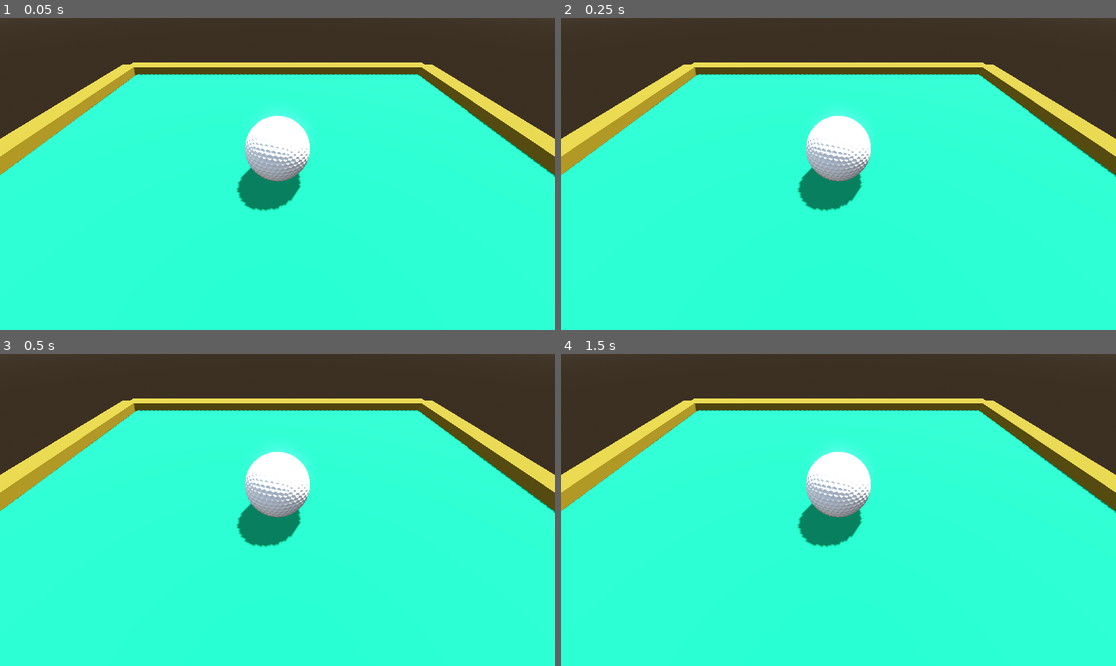
Above: before the commit, frames 1-4 (two rows, left to right).
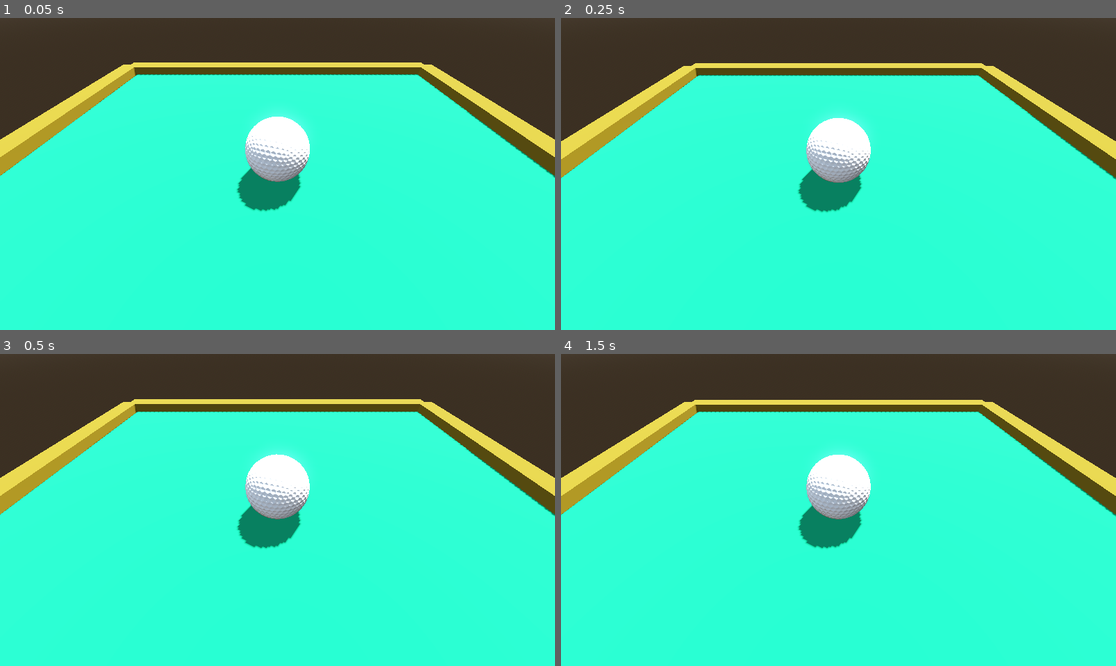
Above: after the commit, the same moments.

Repository: mgaza/minigolf_game
Game: Godot game, scene res://scenes/main.tscn
Same seed, same stepped clock (60 frames per second), same inputs: the game is played once before the commit and once after it. The project has no main scene, so this scene is started directly.
Inputs (mouse positions are in pixels of both pictures, inside the frame that each line leads up to):
- Up to frame 1 (0.05 s): no input
- Up to frame 2 (0.25 s): no input
- Up to frame 3 (0.5 s): no input
- Up to frame 4 (1.5 s): tap Enter at 0.5 s; move the mouse to (960, 494) at 0.52 s; press the mouse at (960, 494) at 0.53 s; tap Space at 0.77, 1.25 s; move the mouse to (727, 525) at 1.27 s; release the mouse at (727, 525) at 1.28 s; click (727, 525) at 1.35 s

The runs differ from the first frame. In frame 1, 0.8% of the frame differs, in the area x 0-100%, y 14-62%; in frame 2, 2.3%; in frame 3, 2.7%; in frame 4, 3.0%, in the area x 0-100%, y 14-63%.
Error before the commit: Attempt to call function 'camera_raycast' in base 'null instance' on a null instance. (res://scripts/golf_ball.gd:56)

Commit message:
bringing it back down to just camera
need to redo movement. almost there.

Diff:
--- a/scenes/golf_ball.tscn
+++ b/scenes/golf_ball.tscn
@@ -1,8 +1,6 @@
-[gd_scene load_steps=7 format=3 uid="uid://dsaofjhub50xg"]
+[gd_scene load_steps=5 format=3 uid="uid://dsaofjhub50xg"]
 
-[ext_resource type="Script" path="res://scripts/golf_ball.gd" id="1_1hf4s"]
 [ext_resource type="PackedScene" uid="uid://djhevuu4mg13t" path="res://assets/golfball.glb" id="1_mnpoo"]
-[ext_resource type="Script" path="res://scripts/pivot.gd" id="2_56n2n"]
 
 [sub_resource type="PhysicsMaterial" id="PhysicsMaterial_yqup1"]
 friction = 0.4
@@ -16,10 +14,8 @@
 [node name="GolfBall" type="RigidBody3D"]
 transform = Transform3D(1, 0, 0, 0, 1, 0, 0, 0, 1, 0, 1.05373, 0)
 physics_material_override = SubResource("PhysicsMaterial_yqup1")
-script = ExtResource("1_1hf4s")
 
 [node name="Pivot" type="Node3D" parent="."]
-script = ExtResource("2_56n2n")
 
 [node name="golfball" parent="Pivot" instance=ExtResource("1_mnpoo")]
 
--- a/scenes/main.tscn
+++ b/scenes/main.tscn
@@ -1,6 +1,7 @@
-[gd_scene load_steps=7 format=3 uid="uid://ctu2hfcxc368l"]
+[gd_scene load_steps=8 format=3 uid="uid://ctu2hfcxc368l"]
 
 [ext_resource type="PackedScene" uid="uid://dsaofjhub50xg" path="res://scenes/golf_ball.tscn" id="1_nymnd"]
+[ext_resource type="Script" path="res://scripts/camera_position_target.gd" id="2_ao64v"]
 [ext_resource type="PackedScene" uid="uid://bc4o8ww4ctuiv" path="res://scenes/golf_course.tscn" id="2_eaaph"]
 [ext_resource type="Script" path="res://scripts/camera_3d.gd" id="3_ob0x5"]
 
@@ -30,9 +31,12 @@
 
 [node name="CameraPositionTarget" type="Node3D" parent="GolfBall"]
 transform = Transform3D(1, 0, 0, 0, 1, 0, 0, 0, 1, 0, 4, 5)
+script = ExtResource("2_ao64v")
 
 [node name="GolfCourse" parent="." instance=ExtResource("2_eaaph")]
 
-[node name="Camera3D" type="Camera3D" parent="."]
+[node name="MainCamera" type="Camera3D" parent="." node_paths=PackedStringArray("target")]
 transform = Transform3D(1, 0, 0, 0, 0.707107, 0.707107, 0, -0.707107, 0.707107, 0, 5, 5)
 script = ExtResource("3_ob0x5")
+target = NodePath("../GolfBall/CameraPositionTarget")
+lerp_speed = 0.1
--- a/scripts/camera_3d.gd
+++ b/scripts/camera_3d.gd
@@ -1,40 +1,8 @@
-extends Camera3D
+class_name MainCamera extends Camera3D
 
-@onready var golf_ball = $".."
+@export var target: Node3D
+@export var lerp_speed: float
 
-#Variables for raycast
-const ray_length = 100
-var mouse_pos : Vector2
-var from :Vector3
-var to : Vector3
-var space : PhysicsDirectSpaceState3D
-var query : PhysicsRayQueryParameters3D
 
-#Variable for camera follow
-var vector : Vector3
-
-func _ready() -> void:
-	#We set the camera as top level to ignore parent's transformations.
-	#Otherwise, the camera will rotate violently.
-	self.set_as_top_level(true)
-
-func _process(delta) -> void:
-	#Function to follow golf ball.
-	camera_follow()
-
-#Function to follow golf ball.
-func camera_follow() -> void:
-	vector = Vector3(golf_ball.transform.origin.x,position.y,golf_ball.transform.origin.z)
-
-	self.transform.origin = self.transform.origin.lerp(vector,1)
-
-#Translating the mouse position from the screen into 3d world.
-func camera_raycast():
-	mouse_pos = get_viewport().get_mouse_position()
-	from = project_ray_origin(mouse_pos)
-	to = from + project_ray_normal(mouse_pos) * ray_length
-	space = get_world_3d().direct_space_state
-	#Raycast checking only the second collision mask.
-	query = PhysicsRayQueryParameters3D.create(from,to,2)
-
-	return space.intersect_ray(query)
+func _physics_process(delta) -> void:
+	global_position = global_position.lerp(target.global_position, lerp_speed)
--- /dev/null
+++ b/scripts/camera_position_target.gd
@@ -0,0 +1,14 @@
+class_name CameraPositionTarget extends Node3D
+
+var target: Node3D
+var offset: Vector3
+
+# Called when the node enters the scene tree for the first time.
+func _ready():
+	target = get_parent_node_3d()
+	offset = position
+
+
+# Called every frame. 'delta' is the elapsed time since the previous frame.
+func _process(delta: float):
+	global_position = target.global_position + offset
--- a/scripts/pivot.gd
+++ /dev/null
@@ -1,11 +0,0 @@
-extends Node3D
-
-
-# Called when the node enters the scene tree for the first time.
-func _ready() -> void:
-	pass # Replace with function body.
-
-
-# Called every frame. 'delta' is the elapsed time since the previous frame.
-func _process(delta: float) -> void:
-	pass
